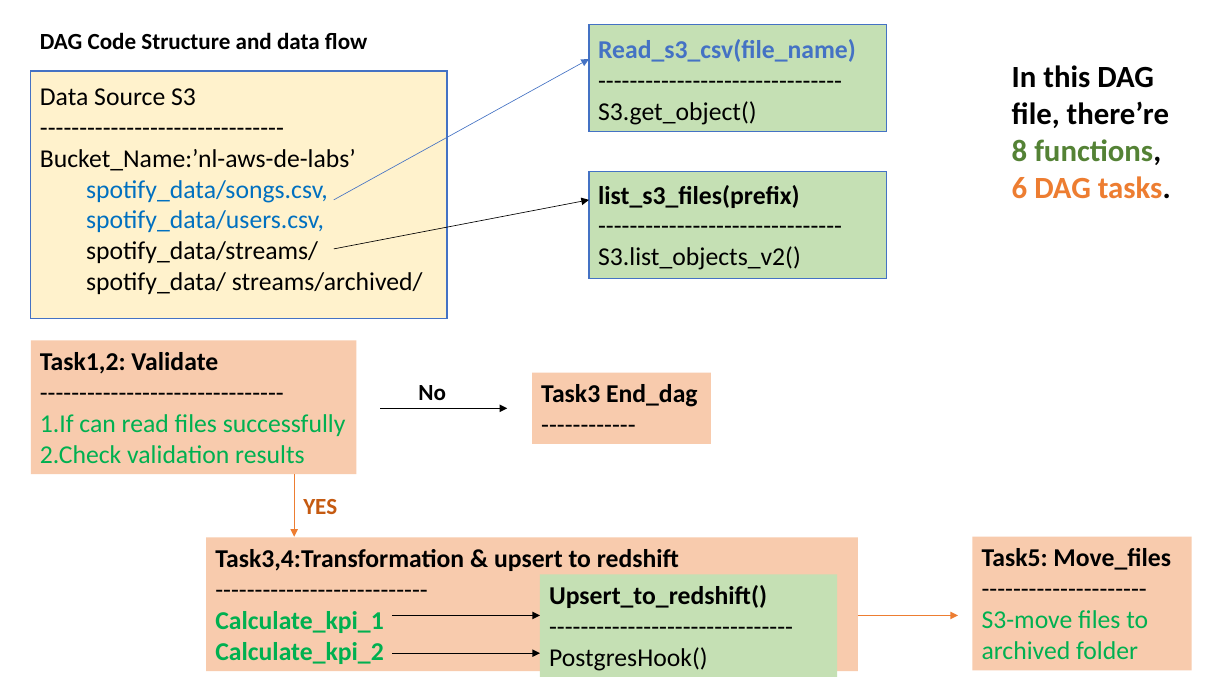
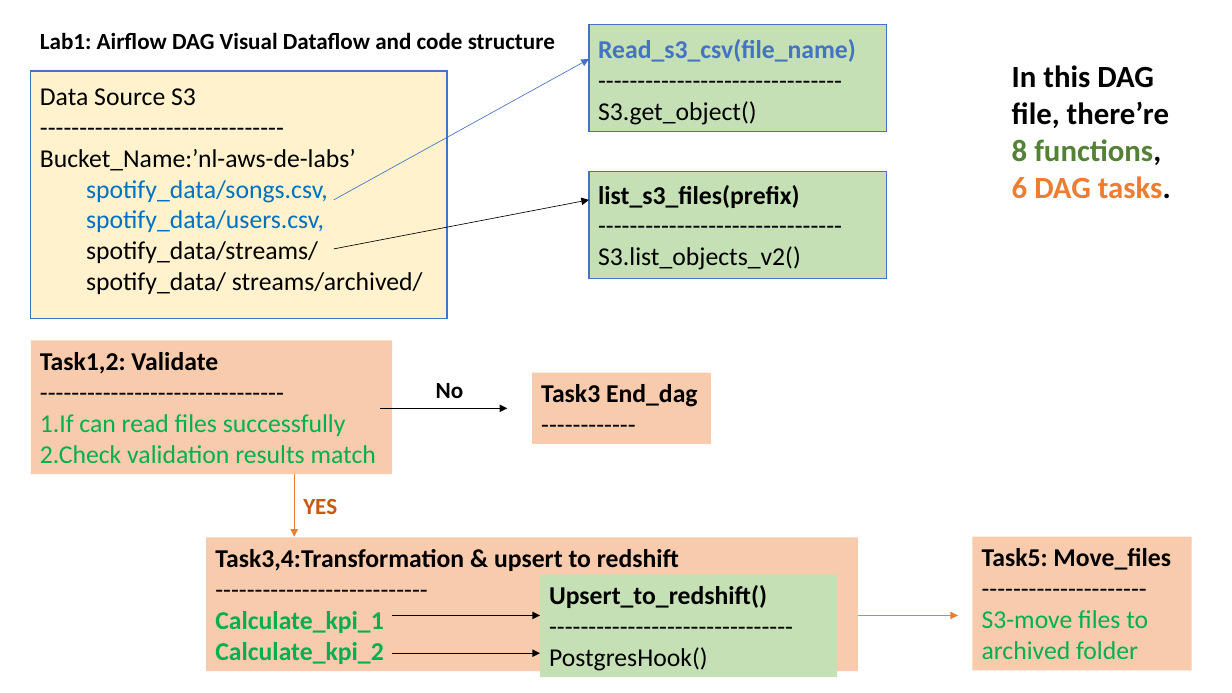
Before and after one commit to ting-18/studynotes-udemy-aws-de-labs, a slide deck: slide 2 of DiagramDrawing.pptx. Drawn at 1232x693 pixels with LibreOffice and Linux fonts; fonts in the diff are those of the drawing. Boxes give left, top, right and bottom in pixels: in the first picture for what was removed or moved away, otherwise in the second. Text is boxed around its words. In the diff, an @@ line names an element or a change of style, - is before the commit and + after.

Commit message:
modified lab1-for testing aws airflow

```diff
--- a/DiagramDrawing.pptx
+++ b/DiagramDrawing.pptx
@@ text at bbox=[40, 32, 555, 49]: text changed @@
-DAG Code Structure and data flow
+Lab1: Airflow DAG Visual Dataflow and code structure
@@ rectangle "Task1,2: Validate": place and size @@
-rectangle "Task1,2: Validate" at bbox=[30, 341, 356, 475]
+rectangle "Task1,2: Validate" at bbox=[30, 341, 392, 475]
@@ text "No": place and size @@
-text "No" at bbox=[418, 385, 446, 400]
+text "No" at bbox=[436, 383, 464, 398]
@@ text in rectangle at bbox=[40, 445, 376, 464]: text changed @@
-2.Check validation results
+2.Check validation results match
```
Also in this commit, not shown: 1 other slide changed, 1 slide added, 8 other files.
